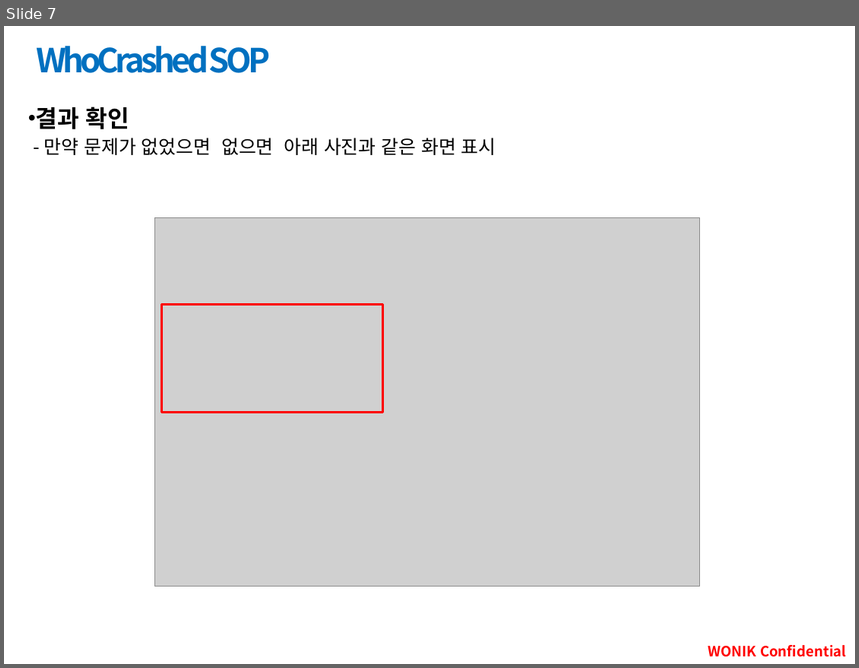
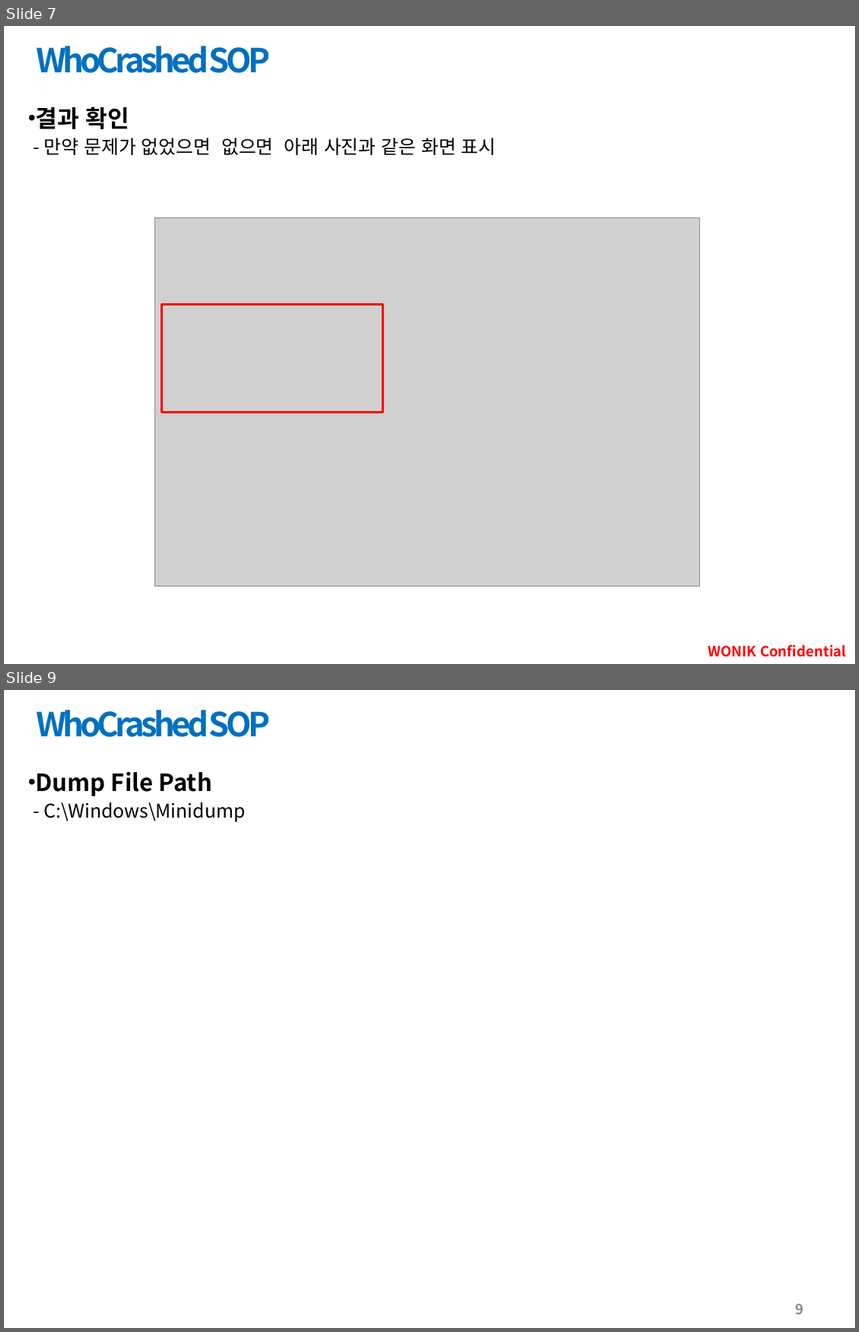
Before and after one commit to kkubunge/V1.1.3_Build_10, a slide deck: Document/01_SOP_기능자료/WhoCrush.pptx. Shown one above the other, each under a label of ours: slide 7 before the commit, slides 7 and 9 after it; the slides between them are not shown. The pictures are 859x668 and 859x1332 pixels, drawn with LibreOffice and Linux fonts; fonts in the diff are those of the drawing; grey boxes stand for pictures; background and template pictures are left out. Boxes give left, top, right and bottom in pixels: in the first picture for what was removed or moved away, otherwise in the second. Text is boxed around its words. In the diff, an @@ line names an element or a change of style, - is before the commit and + after.

```diff
--- a/Document/01_SOP_기능자료/WhoCrush.pptx
+++ b/Document/01_SOP_기능자료/WhoCrush.pptx
@@ slide 9 added at box(4, 690, 855, 1328), background picture (left out) @@
@@ title added at box(36, 710, 270, 737), 28 pt, text gradient #17375E to #0070C0, bold @@
+WhoCrashed SOP
@@ text added at box(36, 771, 212, 796), 20 pt, text #000000, bold @@
+• Dump File Path
@@ text added at box(44, 802, 246, 822), 16 pt, text #000000 @@
+- C:\Windows\Minidump
@@ page number added at box(796, 1304, 804, 1315), 12 pt, text #8C8C8C, bold @@
+9
```
Also in this commit, not shown: 1 slide changed, 1 other slide added, 26 other files.
